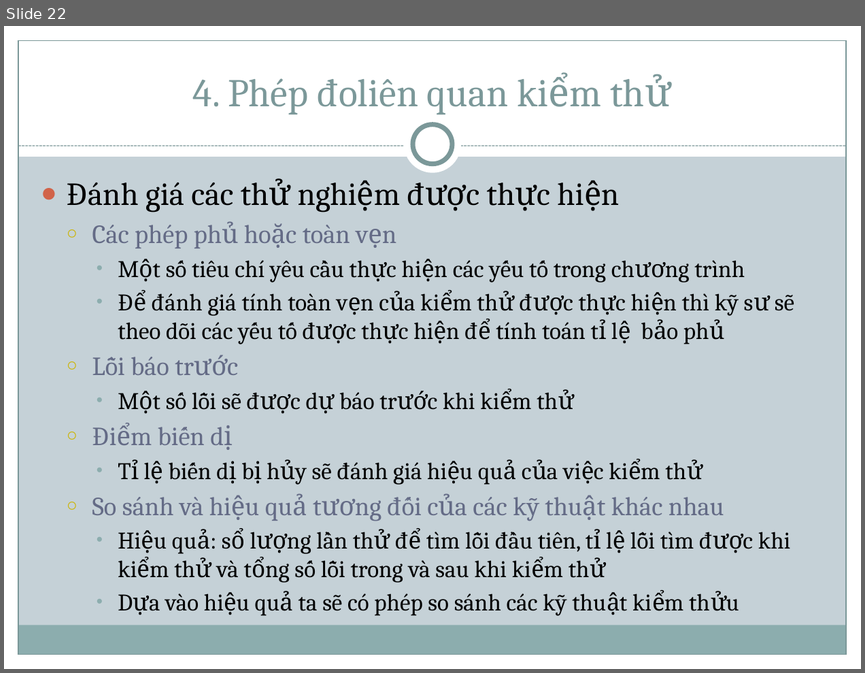
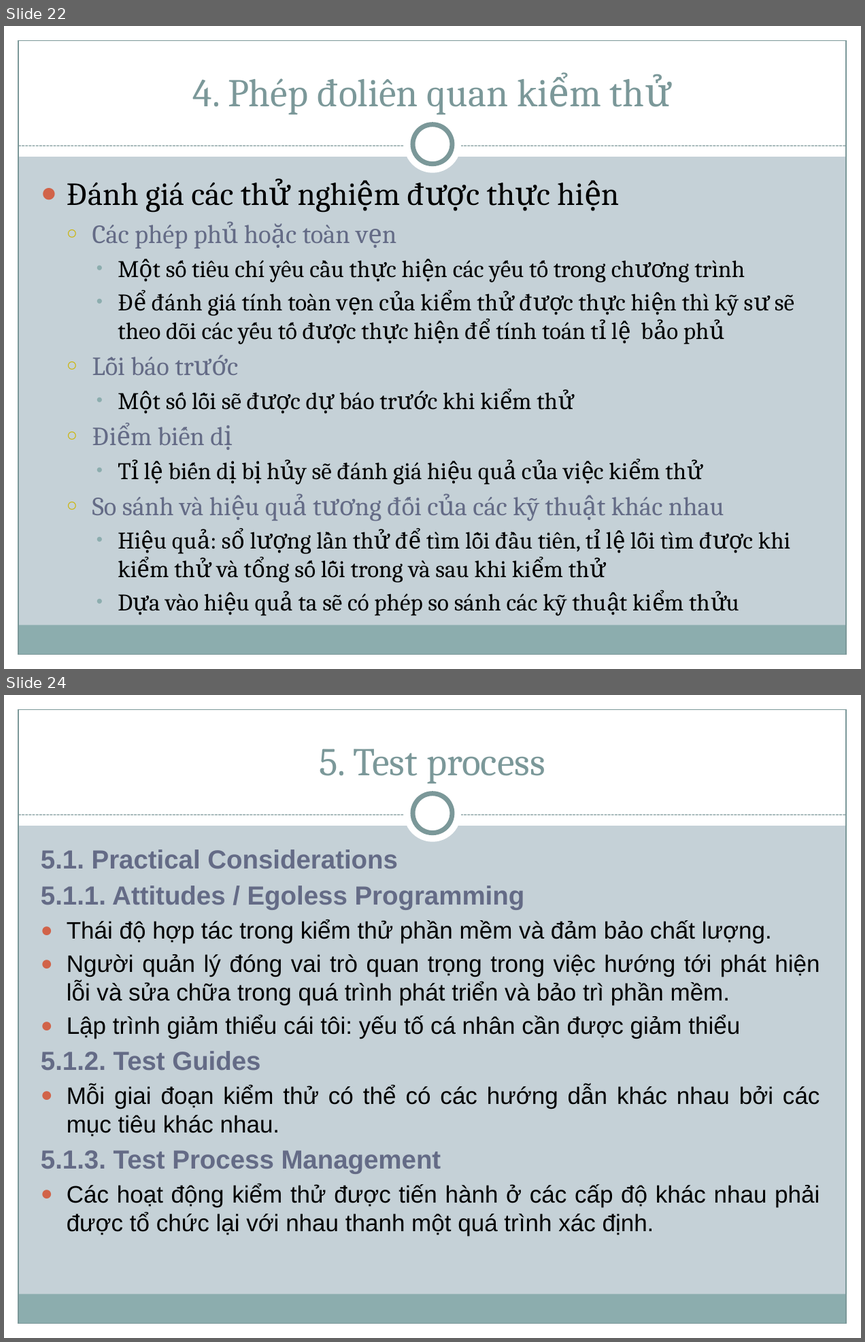
Before and after one commit to thienphamvan/chapter4, a slide deck: Slide/Chap 4 - Sofware Testing.pptx. Shown one above the other, each under a label of ours: slide 22 before the commit, slides 22 and 24 after it; the slides between them are not shown. The pictures are 865x673 and 865x1342 pixels, drawn with LibreOffice and Linux fonts; fonts in the diff are those of the drawing. Boxes give left, top, right and bottom in pixels: in the first picture for what was removed or moved away, otherwise in the second. Text is boxed around its words. In the diff, an @@ line names an element or a change of style, - is before the commit and + after.

```diff
--- a/Slide/Chap 4 - Sofware Testing.pptx
+++ b/Slide/Chap 4 - Sofware Testing.pptx
@@ slide 24 added at (4,695,861,1338), background #C5D1D7; not listed: 9 template elements that a slide beside it also shows @@
@@ title added at (319,749,545,783), 33 pt, text #7C999A @@
+5. Test process
@@ text added at (41,849,820,1236), 20 pt, text #000000 @@
+  5.1. Practical Considerations
+  5.1.1. Attitudes / Egoless Programming
+● Thái độ hợp tác trong kiểm thử phần mềm và đảm bảo chất lượng.
+● Người quản lý đóng vai trò quan trọng trong việc hướng tới phát hiện lỗi và sửa chữa trong quá trình phát triển và bảo trì phần mềm.
+● Lập trình giảm thiểu cái tôi: yếu tố cá nhân cần được giảm thiểu
+  5.1.2. Test Guides
+● Mỗi giai đoạn kiểm thử có thể có các hướng dẫn khác nhau bởi các mục tiêu khác nhau.
+  5.1.3. Test Process Management
+  ● Các hoạt động kiểm thử được tiến hành ở các cấp độ khác nhau phải được tổ chức lại với nhau thanh một quá trình xác định.
```
Also in this commit, not shown: 10 other slides added.
